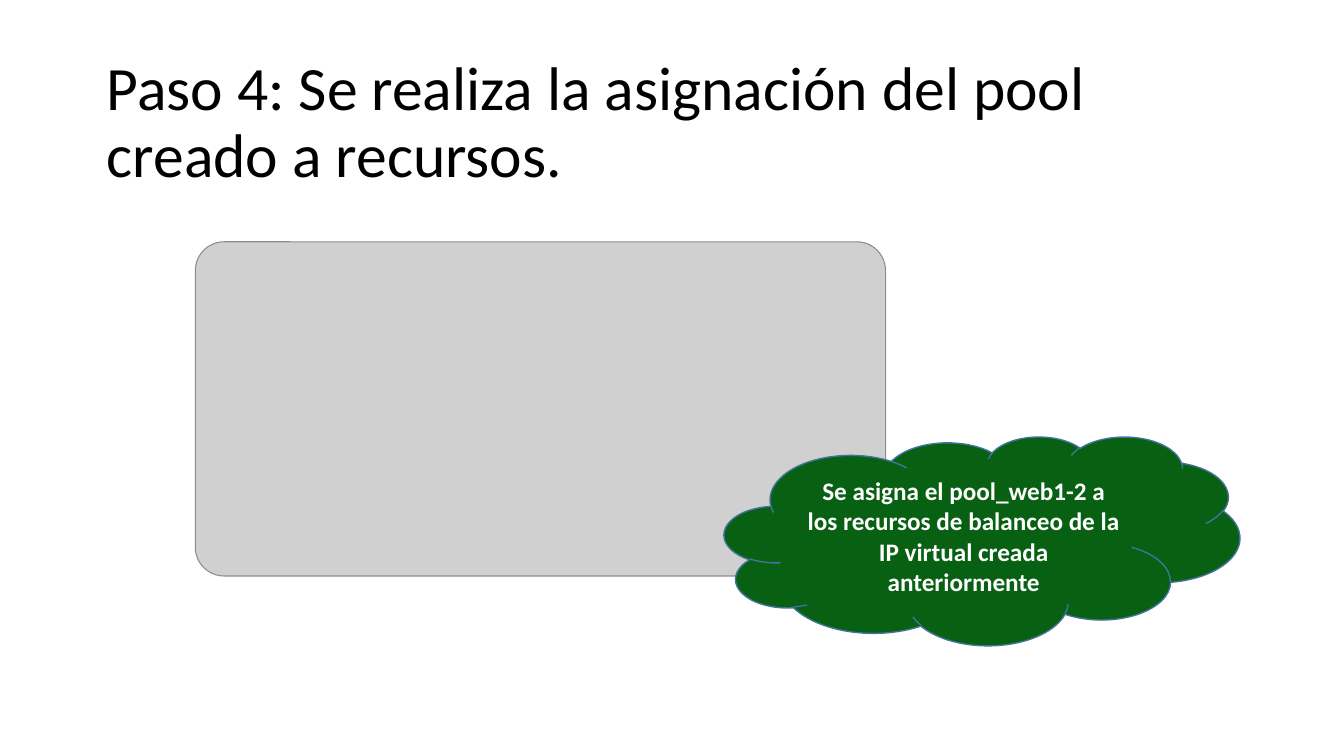
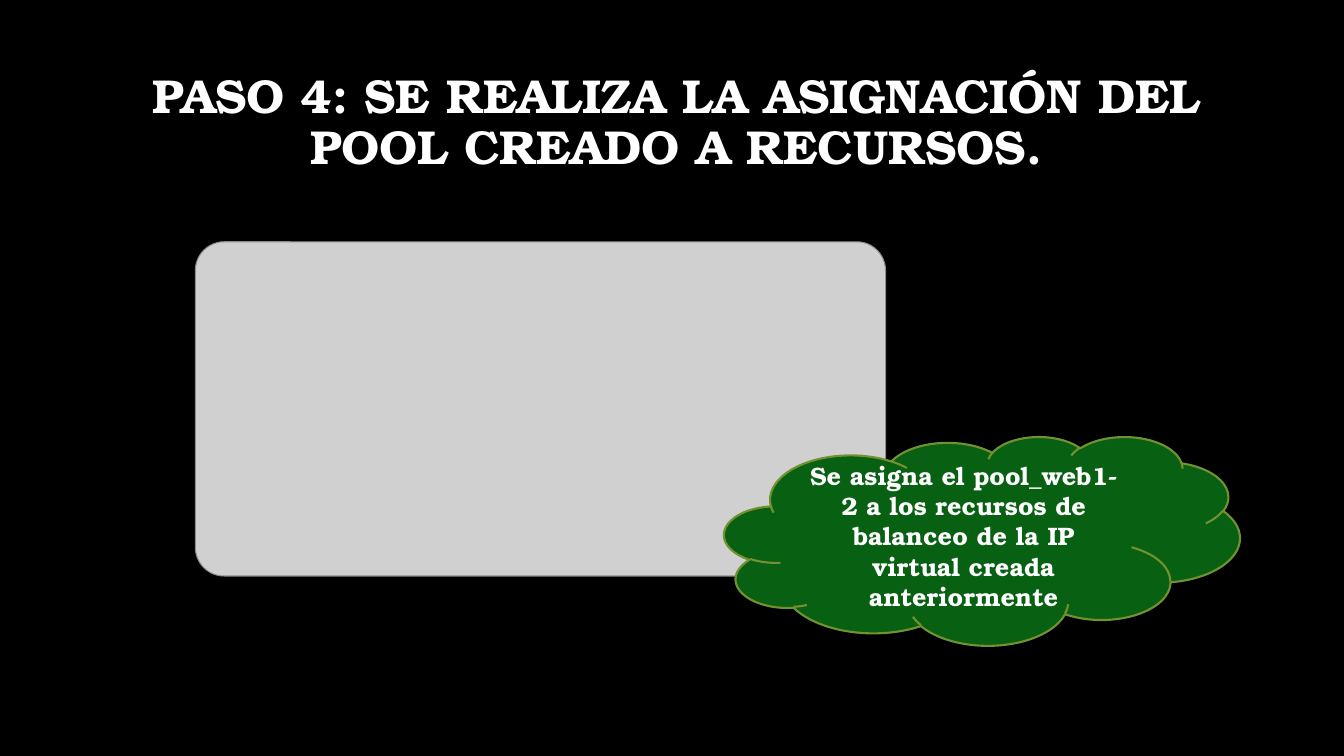
Before and after one commit to hannerfirst/optimus-prime, a slide deck: slide 7 of paralelos-project-java/docs/Configuración nodos clúster y balanceador de cargas.pptx. Drawn at 1344x756 pixels with LibreOffice and Linux fonts; fonts in the diff are those of the drawing; grey boxes stand for pictures; background and template pictures are left out. Boxes give left, top, right and bottom in pixels: in the first picture for what was removed or moved away, otherwise in the second. Text is boxed around its words. In the diff, an @@ line names an element or a change of style, - is before the commit and + after.

```diff
--- a/paralelos-project-java/docs/Configuración nodos clúster y balanceador de cargas.pptx
+++ b/paralelos-project-java/docs/Configuración nodos clúster y balanceador de cargas.pptx
@@ background #FFFFFF to picture (left out) @@
@@ title at box(152, 69, 1200, 165): text changed; size 44 to 34 pt; font Calibri to TeX Gyre Bonum; text colour #000000 to #FFFFFF; bold on @@
-Paso 4: Se realiza la asignación del pool creado a recursos.
+PASO 4: SE REALIZA LA ASIGNACIÓN DEL POOL CREADO A RECURSOS.
@@ cloud "Se asigna el pool_web1-2 a ..." at box(725, 437, 1240, 645): font Calibri to TeX Gyre Bonum; outline #43739E 1 pt to #759232 1.5 pt @@
```
Also in this commit, not shown: 10 other slides changed.
